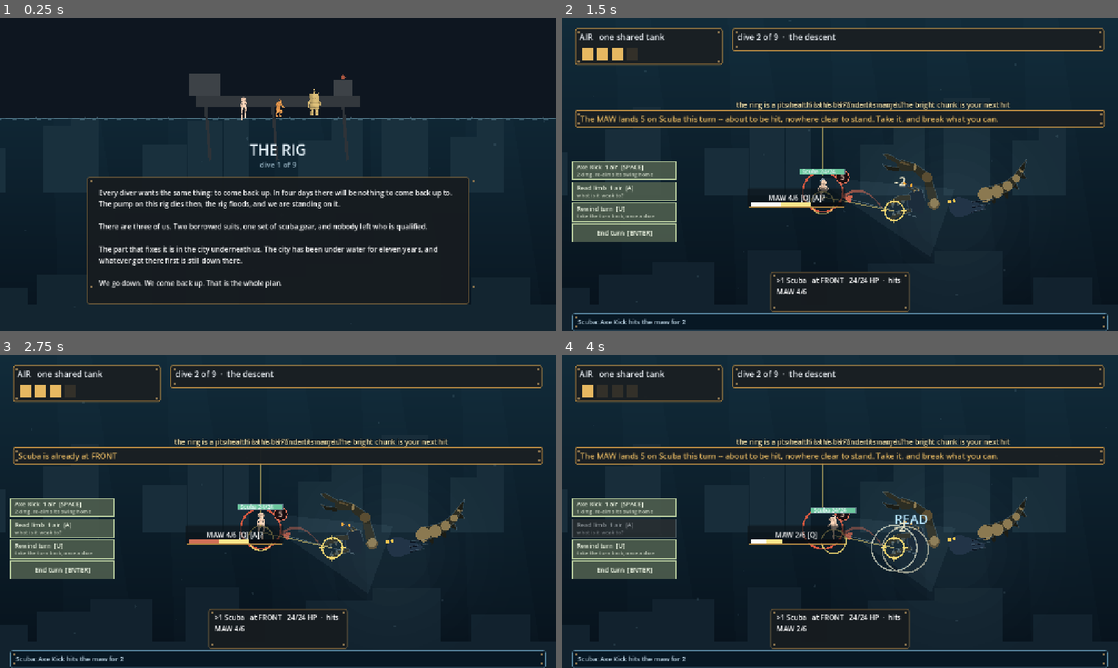
Above: before the commit, frames 1-4 (two rows, left to right).
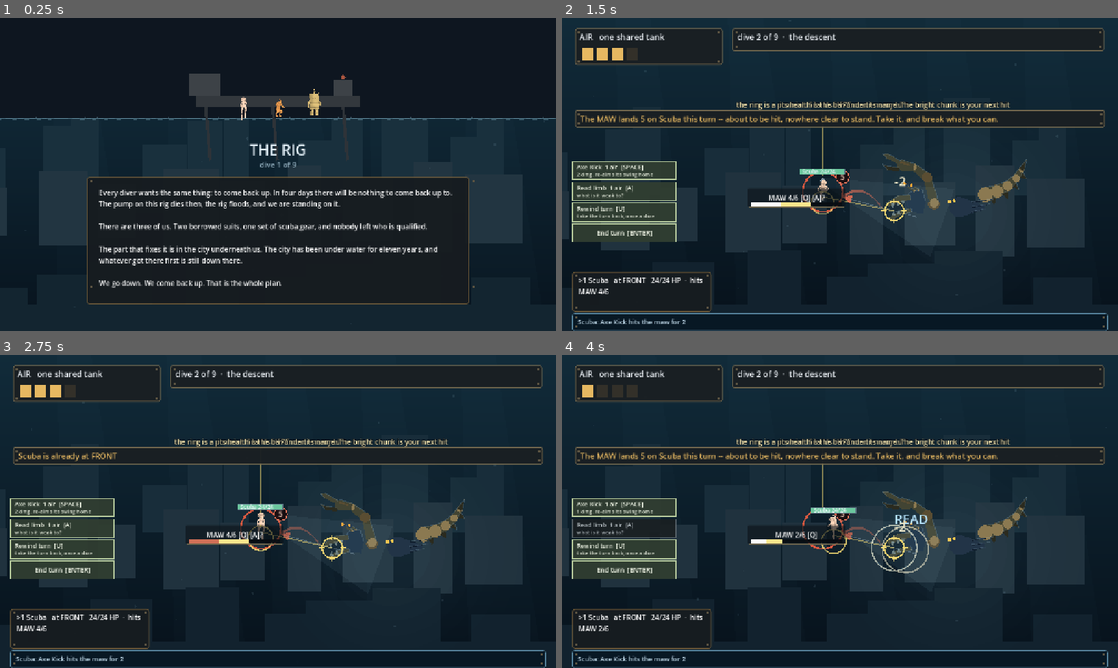
Above: after the commit, the same moments.

Repository: ImmortalDemonGod/salvage
Game: Godot game, scene res://game/main.tscn
The game is run twice, just before and just after one commit, with the same random seed, the same clock (stepped at 60 frames per second) and the same inputs.
Inputs (mouse positions are in pixels of both pictures, inside the frame that each line leads up to):
- Up to frame 1 (0.25 s): no input
- Up to frame 2 (1.5 s): tap Enter at 0.5 s; move the mouse to (962, 158) at 0.52 s; hold Right 0.53-1.25 s; tap 1 at 0.6 s; click (962, 158) at 0.67 s; tap Space at 0.77 s; drag from (728, 190) to (812, 237) at 1.27 s
- Up to frame 3 (2.75 s): move the mouse to (333, 442) at 2.02 s; hold Right from 2.03 s (still down); tap 3 at 2.1 s
- Up to frame 4 (4 s): release Right at 2.75 s; drag from (812, 574) to (673, 464) at 2.77 s; move the mouse to (1006, 558) at 3.52 s; hold A from 3.53 s (still down); tap Q at 3.6 s; tap Space at 3.77 s

The runs differ from the first frame. In frame 1, 0.3% of the frame differs, in the area x 0-86%, y 51-87%; in frame 2, 7.9%, in the area x 0-98%, y 3-99%; in frame 3, 7.9%; in frame 4, 7.1%.

Commit message:
the visual audit's allocation fixes: chrome demoted, thresholds cleared, depth staged
His agent's assessment (docs/playtests/2026-08-06-visual-assessment.md,
scored 243/400 with cohesion 4/4: 'not a game with an art problem')
found the palette doing two jobs with one amber. Applied in its own
order: chrome borders drop to steel-bronze so the gold affordance layer
owns its hue (F-002); the action bar clears the contrast floors it
failed, disabled state included, because a disabled button's subtitle
is the answer to 'why can't I do that' (F-005, F-007); the roster
stops re-centring between fights, slot i is diver i forever (F-006);
the maw surfaces from the murk toward the crab's proven contrast
(F-001); and a middle skyline gives the underwater frame the value
step it was missing (F-004). Deferred with reasons: iconography
(F-008, high effort, team look decision) and ally rim treatment
(F-003, wants Glass_Goat's eye on the baked frames).

Diff:
--- a/content/encounters.gd
+++ b/content/encounters.gd
@@ -20,7 +20,7 @@
 	# geography exists to complicate either (SPEC 2.7, one idea per beat).
 	"descent": {
 		"title": "something in the dark",
-		"art": {"kind": "lurker", "scale": 150.0, "pos": [900, 330], "tint": [0.30, 0.36, 0.42]},
+		"art": {"kind": "lurker", "scale": 150.0, "pos": [900, 330], "tint": [0.46, 0.55, 0.62]},
 		"places": {"0": [600, 400]},
 		# TEACHING BEAT, exempt from the difficulty bands and from the
 		# dominant-station check by declaration, not by a silent special
--- a/game/main.gd
+++ b/game/main.gd
@@ -193,11 +193,11 @@
 # One design language, in one place. PRIMARY is for the things that change
 # every turn, QUIET for the things that never do, so the eye has somewhere
 # to go first.
-const BRASS := Color(0.72, 0.54, 0.26)
+const BRASS := Color(0.44, 0.40, 0.30)
 const BRASS_LIT := Color(0.90, 0.72, 0.38)
 const PLATE := Color(0.085, 0.105, 0.120)
 const PLATE_DEEP := Color(0.055, 0.070, 0.085)
-const RIVET := Color(0.52, 0.44, 0.30)
+const RIVET := Color(0.36, 0.33, 0.26)
 
 static func _skin(bg: Color, border: Color, radius := 6) -> StyleBoxFlat:
 	var sb := StyleBoxFlat.new()
@@ -1177,11 +1177,8 @@
 	var live_cards := 0
 	for d0 in combat.divers:
 		live_cards += 1
-	var span: float = float(live_cards) * 320.0 + float(max(0, live_cards - 1)) * 14.0
-	var left: float = (DESIGN.x - span) * 0.5
 	for i in range(ui_divers.size()):
-		if i < live_cards:
-			ui_divers[i].position = Vector2(left + float(i) * 334.0, CARD_TOP)
+		ui_divers[i].position = Vector2(24.0 + float(i) * 334.0, CARD_TOP)
 		var card: Panel = ui_divers[i]
 		if i >= combat.divers.size():
 			card.visible = false
@@ -1733,6 +1730,14 @@
 		var bw: float = 52.0 + float((i * 37) % 60)
 		var bh: float = 60.0 + float((i * 53) % 150)
 		draw_rect(Rect2(Vector2(bx0, sky - bh), Vector2(bw, bh + 40.0)), far)
+	# a middle skyline between them: the missing value step that made
+	# depth read as binary (visual assessment F-004)
+	var mid: Color = far.lerp(near, 0.5).lightened(0.05)
+	for i in range(9):
+		var mx0: float = w.x * (float(i) / 9.0) - 55.0 + sin(float(i) * 3.1) * 38.0
+		var mw: float = 70.0 + float((i * 43) % 70)
+		var mh: float = 50.0 + float((i * 61) % 110)
+		draw_rect(Rect2(Vector2(mx0, sky - mh * 0.6 + 60.0), Vector2(mw, mh + 60.0)), mid)
 	# and a nearer one, lower and darker, which gives the floor its edge
 	for i in range(8):
 		var cx0: float = w.x * (float(i) / 8.0) - 70.0 + cos(float(i) * 1.7) * 44.0
@@ -1998,9 +2003,9 @@
 		var b: Dictionary = btns[i]
 		var r: Rect2 = btn_rect(i, btns.size())
 		var on: bool = action_legal(String(b.id))
-		var face := Color(0.30, 0.36, 0.30, 0.92) if on else Color(0.16, 0.18, 0.19, 0.85)
-		var edge := Color(0.78, 0.86, 0.66, 0.9) if on else Color(0.40, 0.44, 0.46, 0.6)
-		var ink := Color(0.94, 0.97, 0.90) if on else Color(0.55, 0.58, 0.60)
+		var face := Color(0.19, 0.24, 0.19, 0.94) if on else Color(0.10, 0.12, 0.13, 0.88)
+		var edge := Color(0.78, 0.86, 0.66, 0.9) if on else Color(0.42, 0.46, 0.48, 0.7)
+		var ink := Color(0.95, 0.97, 0.91) if on else Color(0.74, 0.77, 0.79)
 		draw_rect(r, face)
 		draw_rect(r, edge, false, 2.0)
 		var txt := String(b.label)
@@ -2012,7 +2017,7 @@
 		else:
 			draw_string(df, r.position + Vector2(10.0, 18.0), txt,
 				HORIZONTAL_ALIGNMENT_LEFT, -1, 14, ink)
-			var sink := Color(ink.r, ink.g, ink.b, ink.a * 0.75)
+			var sink := Color(ink.r, ink.g, ink.b, ink.a * 0.92)
 			draw_string(df, r.position + Vector2(10.0, 34.0), sub,
 				HORIZONTAL_ALIGNMENT_LEFT, -1, 12, sink)
 
Not shown, added: site/index.apple-touch-icon.png.import
Not shown, added: site/index.icon.png.import
Not shown, added: site/index.png.import
Not shown, added: docs/playtests/2026-08-06-visual-assessment.md
